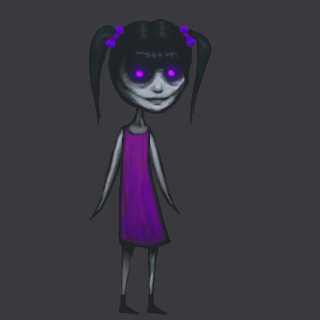
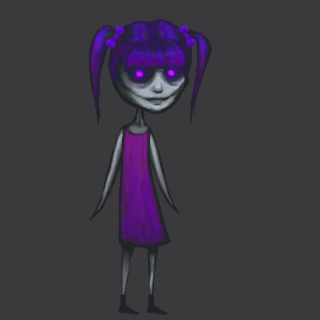
Two versions of the same layered image (320 x 320). Layer-by-layer changes:
added layer "Layer 31" in group "head" over [89, 18, 210, 114]
